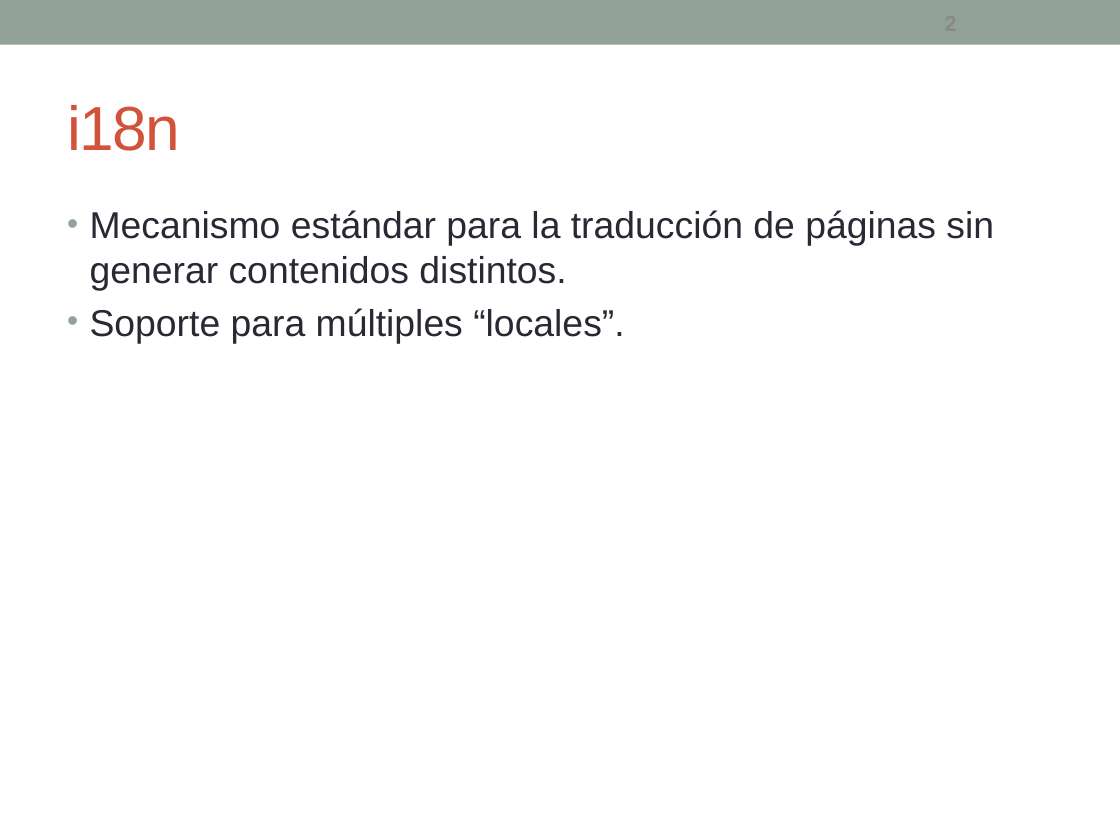
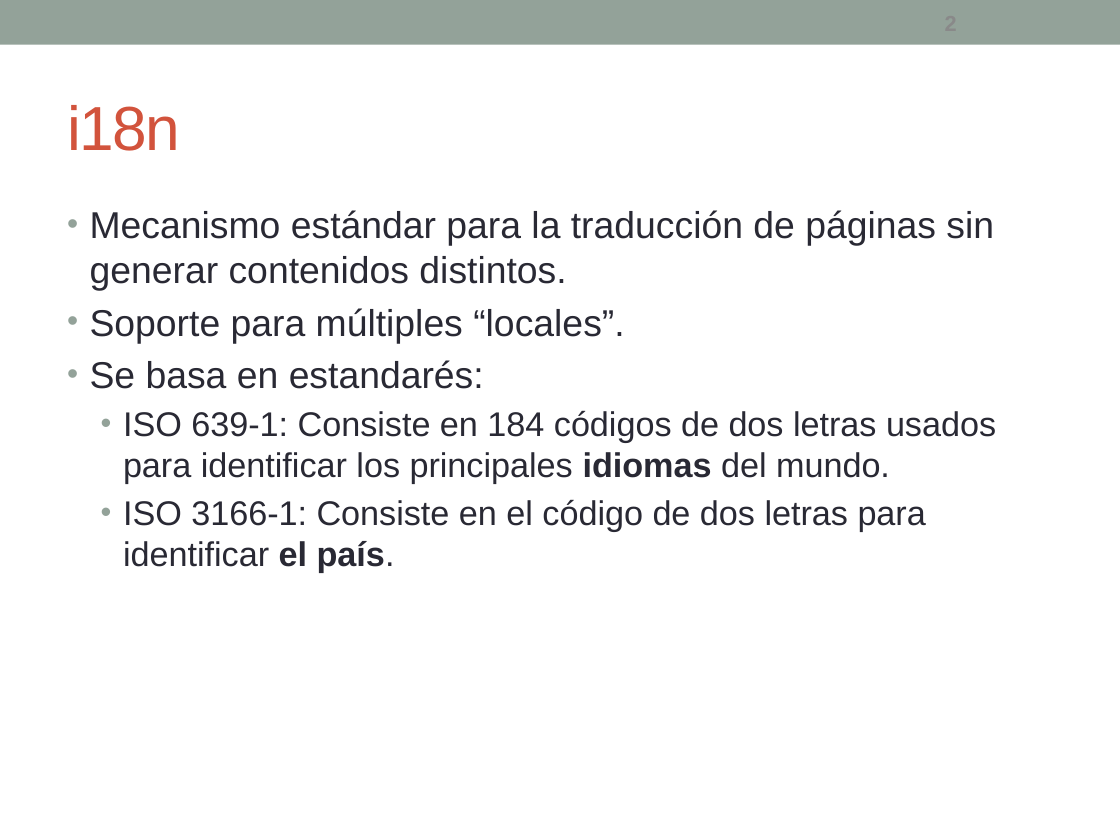
Before and after one commit to fdepablo/WsCursoJavaEE, a slide deck: slide 2 of _18_JSF/powerpoint/JSF - 6 - Internacionalizacion.pptx. Drawn at 1120x840 pixels with LibreOffice and Linux fonts; fonts in the diff are those of the drawing. Boxes give left, top, right and bottom in pixels: in the first picture for what was removed or moved away, otherwise in the second. Text is boxed around its words. In the diff, an @@ line names an element or a change of style, - is before the commit and + after.

```diff
--- a/_18_JSF/powerpoint/JSF - 6 - Internacionalizacion.pptx
+++ b/_18_JSF/powerpoint/JSF - 6 - Internacionalizacion.pptx
@@ text at [90,360,996,573]: paragraphs added @@
+• Se basa en estandarés:
+    • ISO 639-1: Consiste en 184 códigos de dos letras usados para identificar los principales idiomas del mundo.
+    • ISO 3166-1: Consiste en el código de dos letras para identificar el país.
```
Also in this commit, not shown: 1 other slide changed, 16 other files.
